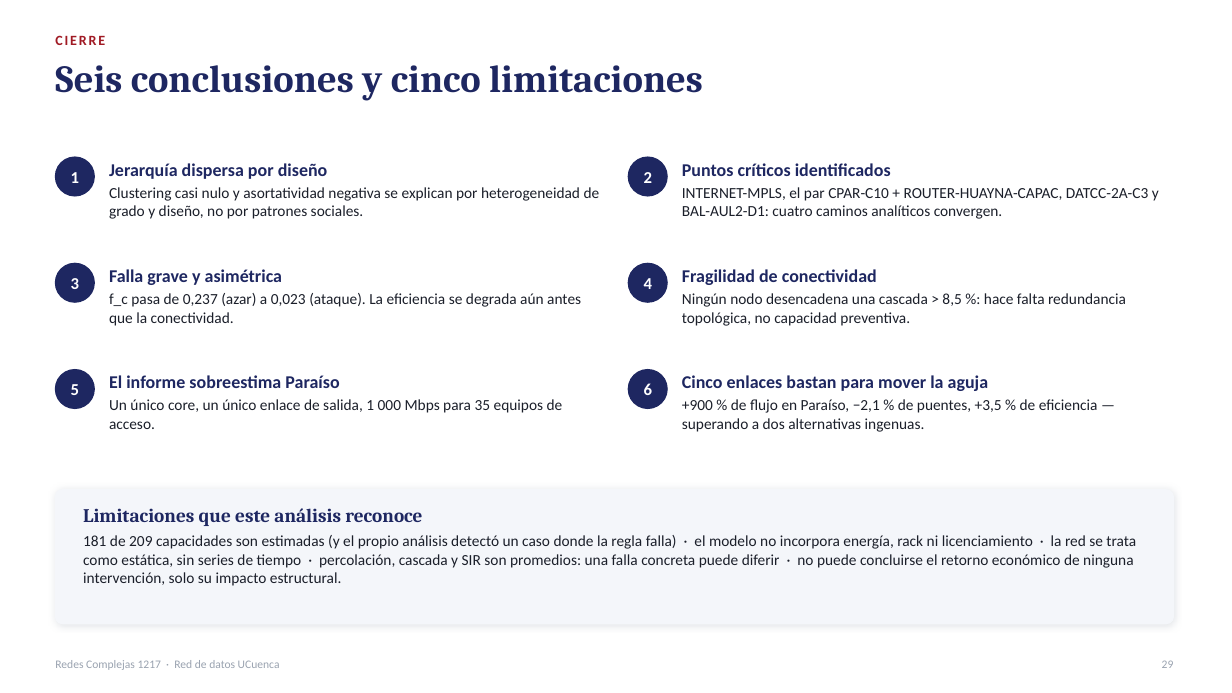
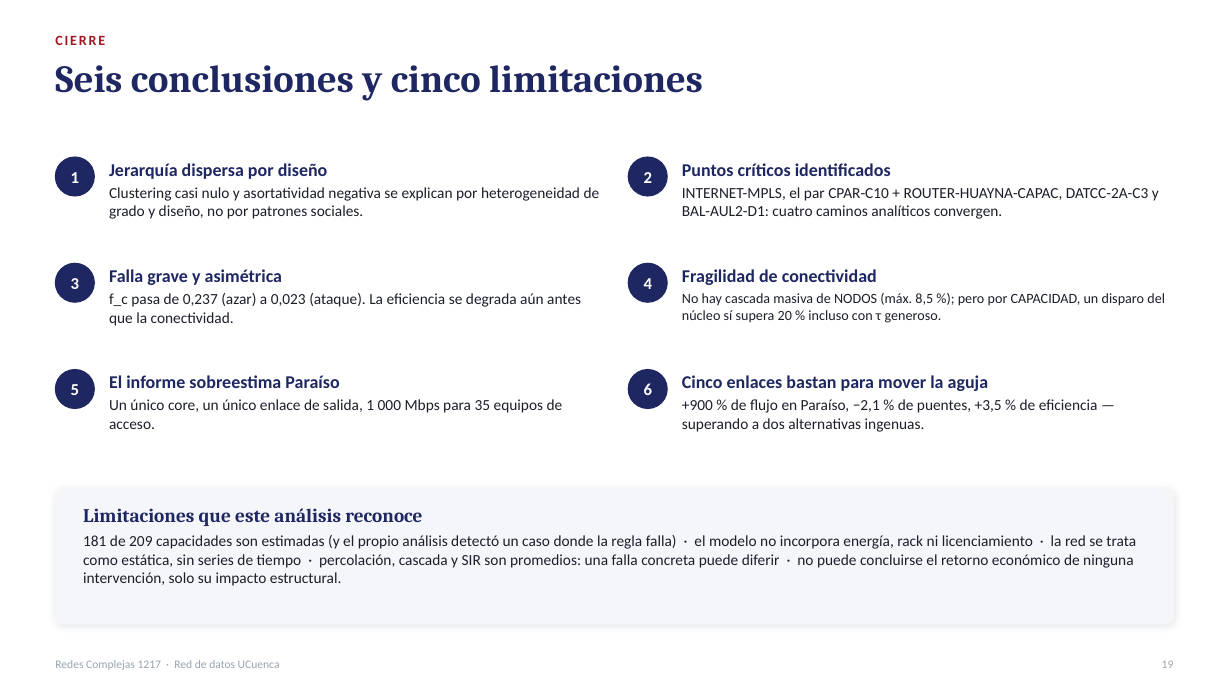
Before and after one commit to chino111160/redes-complejas-ucuenca, a slide deck: slide 19 of diapositivas/Presentacion_Redes_Complejas_RedUCuenca.pptx (slide 29 before the commit). Drawn at 1232x693 pixels with LibreOffice and Linux fonts; fonts in the diff are those of the drawing. Boxes give left, top, right and bottom in pixels: in the first picture for what was removed or moved away, otherwise in the second. Text is boxed around its words. In the diff, an @@ line names an element or a change of style, - is before the commit and + after.

```diff
--- a/diapositivas/Presentacion_Redes_Complejas_RedUCuenca.pptx
+++ b/diapositivas/Presentacion_Redes_Complejas_RedUCuenca.pptx
@@ text at (x1=682, y1=293, x2=1165, y2=323): text changed; size 12 to 11 pt @@
-Ningún nodo desencadena una cascada > 8,5 %: hace falta redundancia topológica, no capacidad preventiva.
+No hay cascada masiva de NODOS (máx. 8,5 %); pero por CAPACIDAD, un disparo del núcleo sí supera 20 % incluso con τ generoso.
@@ text at (x1=1162, y1=660, x2=1174, y2=668): text changed @@
-29
+19
```
Also in this commit, not shown: 18 other slides changed, 10 slides removed.
